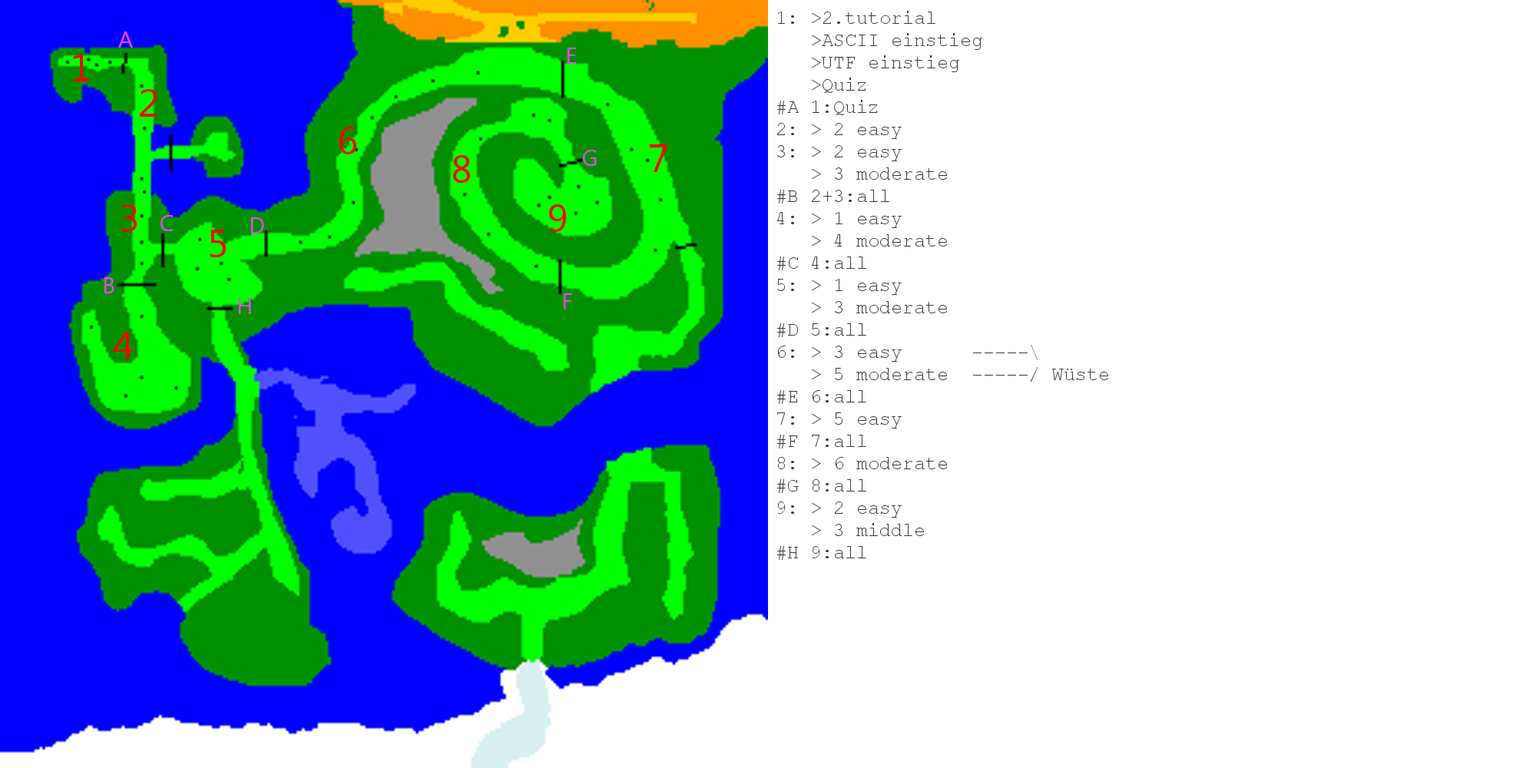
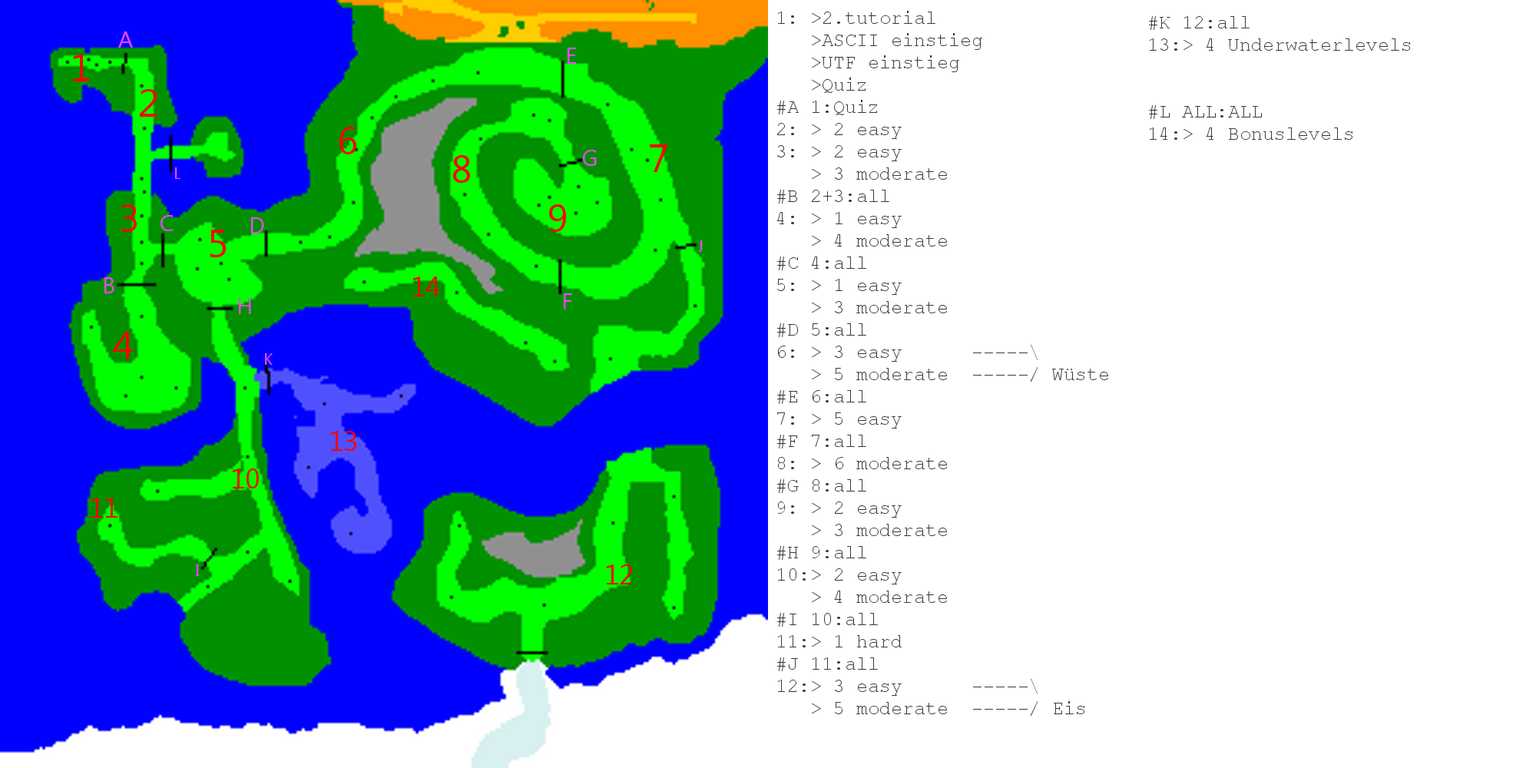
Revision of a layered (1536, 768) image; what changed, layer by layer:
added layer "#K 12:all ..." above "1: >2.tutorial ..." over [1148,15,1410,140]
painted on "1: >2.tutorial ..." over [777,522,1085,716]
painted on "Caption Blocker" over [175,167,703,576]
painted on "Blocker" over [198,360,550,656]
painted on "Caption Cities" over [90,276,633,585]
painted on "Cities" over [105,277,699,611]
